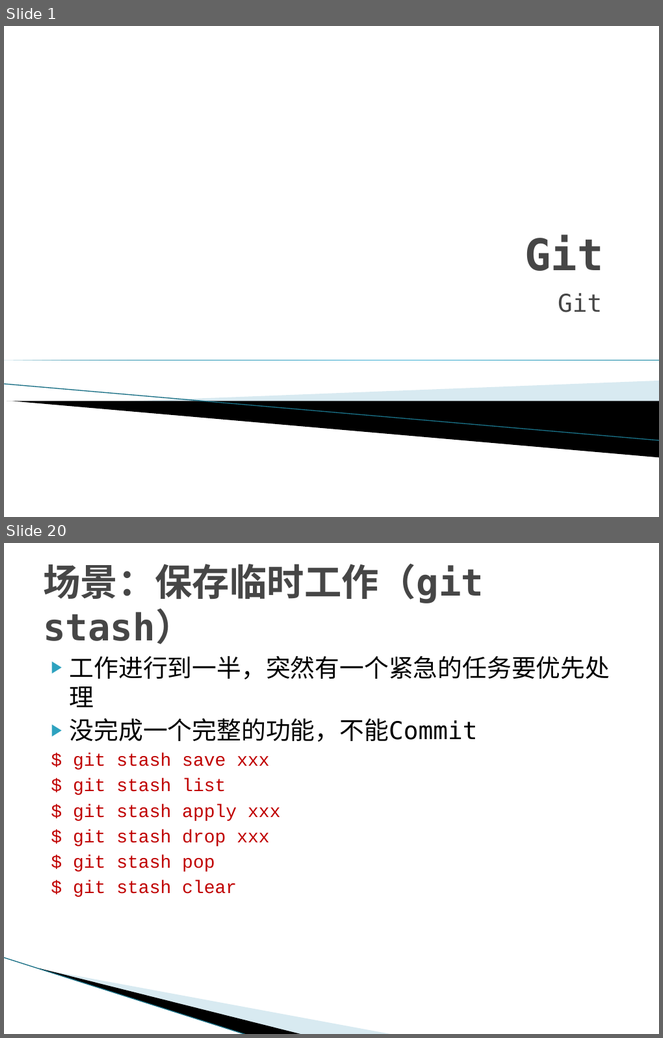
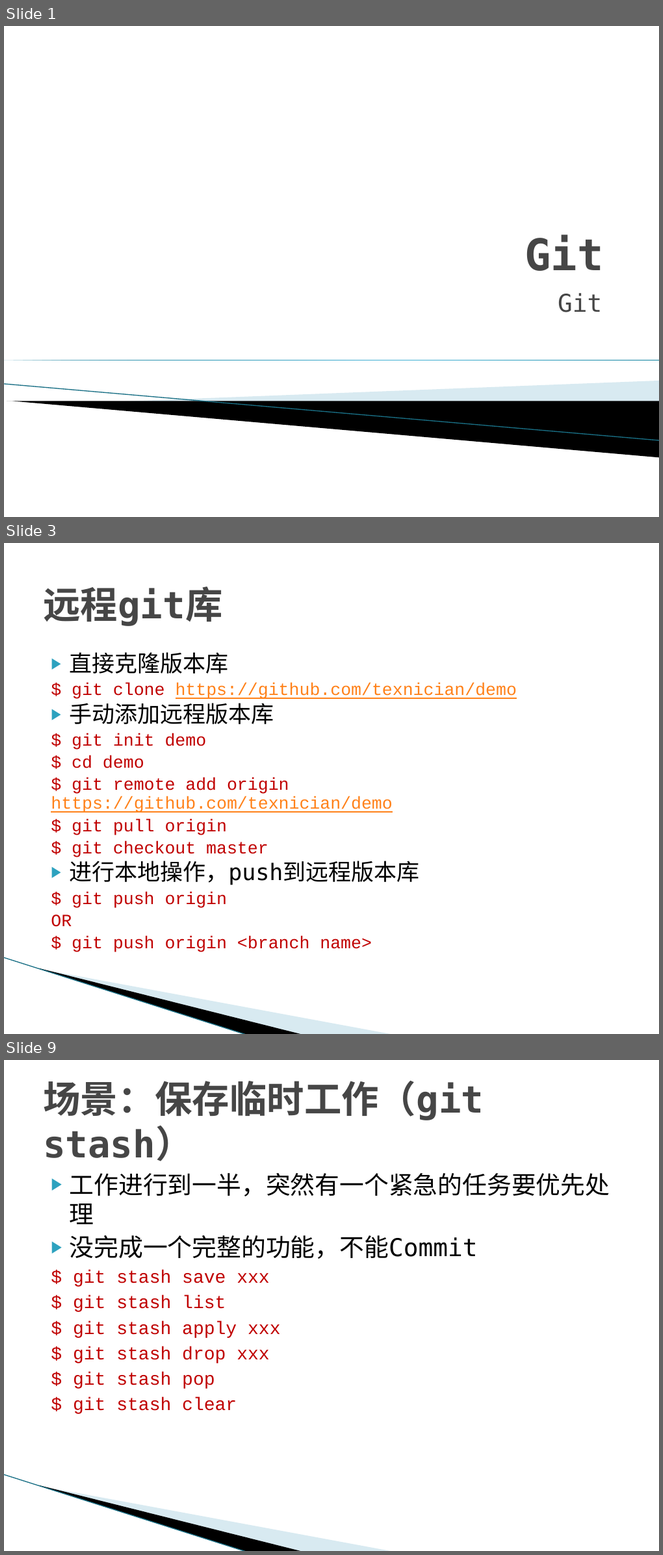
Before and after one commit to texnician/demo, a slide deck: ppt/Git.pptx. Shown one above the other, each under a label of ours: slides 1 and 20 before the commit, slides 1, 3 and 9 after it; the slides between them are not shown. The pictures are 663x1038 and 663x1555 pixels, drawn with LibreOffice and Linux fonts; fonts in the diff are those of the drawing; background and template pictures are left out. Boxes give left, top, right and bottom in pixels: in the first picture for what was removed or moved away, otherwise in the second. Text is boxed around its words. In the diff, an @@ line names an element or a change of style, - is before the commit and + after.

```diff
--- a/ppt/Git.pptx
+++ b/ppt/Git.pptx
@@ slide 3 added at (4,543,659,1034), background #FFFFFF; not listed: 3 template elements that a slide beside it also shows @@
@@ title added at (43,587,222,626), 41 pt, text #464646, bold @@
+远程git库
@@ text added at (51,652,517,953), 19 pt, text #C00000 @@
+▶ 直接克隆版本库
+$ git clone https://github.com/texnician/demo
+▶ 手动添加远程版本库
+$ git init demo
+$ cd demo
+$ git remote add origin https://github.com/texnician/demo
+$ git pull origin
+$ git checkout master
+▶ 进行本地操作，push到远程版本库
+$ git push origin
+OR
+$ git push origin <branch name>
@@ what was slide 20 is now slide 9 @@
```
Also in this commit, not shown: 5 slides changed, 7 other slides added, 14 other files.
